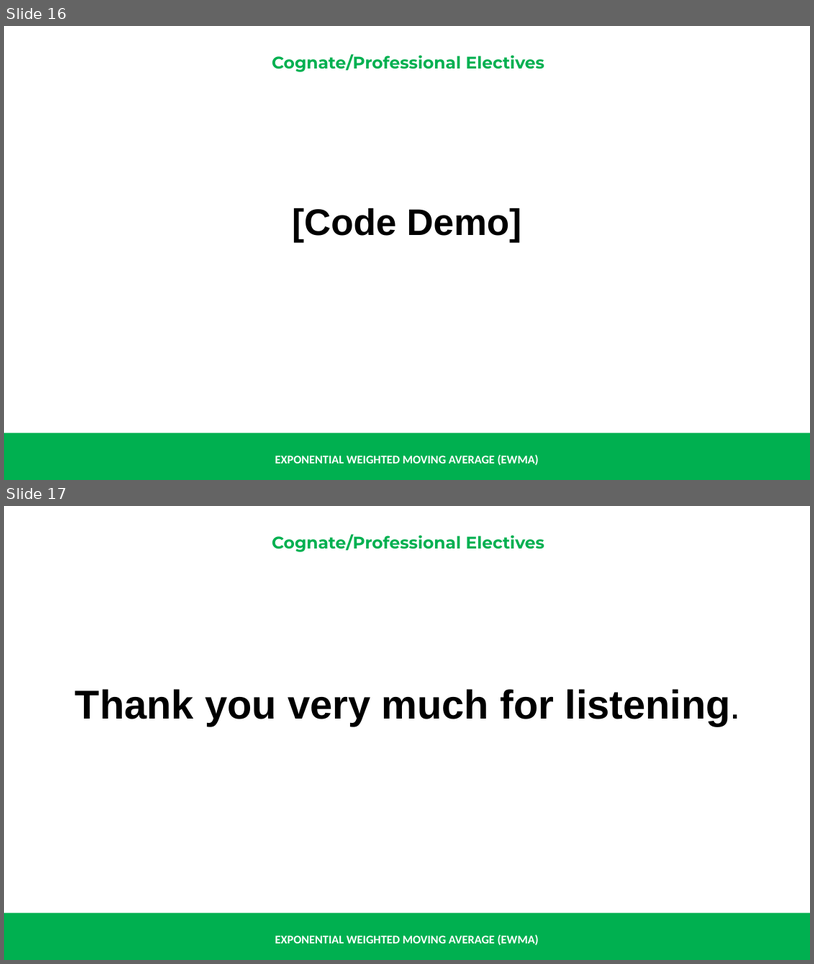
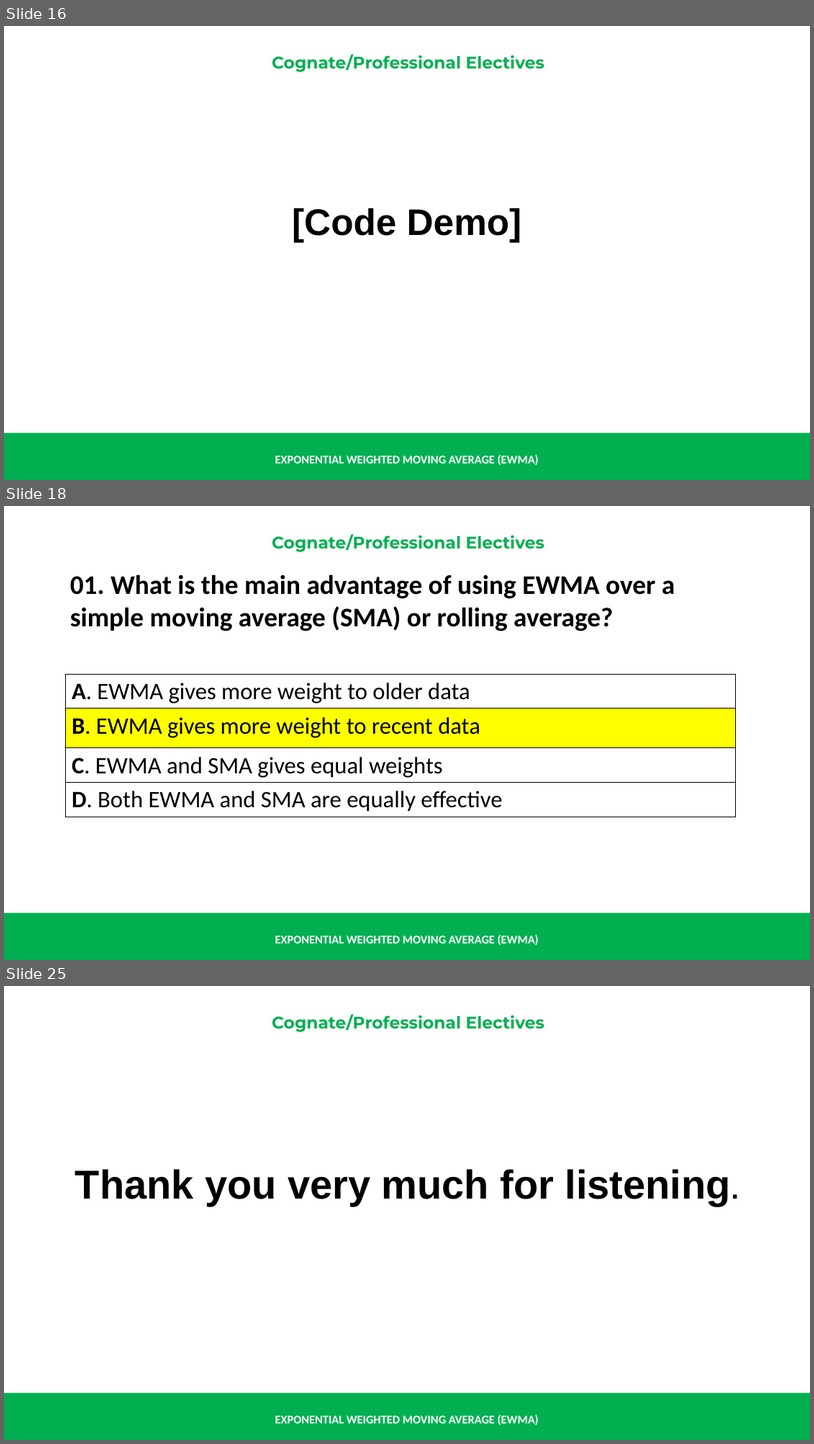
Before and after one commit to renatomaaliw3/public_files, a slide deck: CPE Electives (1 - 3)/01. Lectures Notebook/000. Presentations & Text Books/01. Presentation Slides/06.6 EWMA.pptx. Shown one above the other, each under a label of ours: slides 16 and 17 before the commit, slides 16, 18 and 25 after it; the slides between them are not shown. The pictures are 814x964 and 814x1444 pixels, drawn with LibreOffice and Linux fonts; fonts in the diff are those of the drawing. Boxes give left, top, right and bottom in pixels: in the first picture for what was removed or moved away, otherwise in the second. Text is boxed around its words. In the diff, an @@ line names an element or a change of style, - is before the commit and + after.

```diff
--- a/CPE Electives (1 - 3)/01. Lectures Notebook/000. Presentations & Text Books/01. Presentation Slides/06.6 EWMA.pptx
+++ b/CPE Electives (1 - 3)/01. Lectures Notebook/000. Presentations & Text Books/01. Presentation Slides/06.6 EWMA.pptx
@@ slide 18 added at <box>4,506,810,960</box>, background #FFFFFF; not listed: 3 template elements that a slide beside it also shows @@
@@ text added at <box>70,574,675,631</box>, 32 pt, text #000000, bold @@
+01. What is the main advantage of using EWMA over a simple moving average (SMA) or rolling average?
@@ table added at <box>66,674,736,817</box>, 4 rows, 1 columns @@
+A. EWMA gives more weight to older data
+B. EWMA gives more weight to recent data
+C. EWMA and SMA gives equal weights
+D. Both EWMA and SMA are equally effective
@@ what was slide 17 is now slide 25 @@
```
Also in this commit, not shown: 2 slides changed, 7 other slides added, 16 other files.
